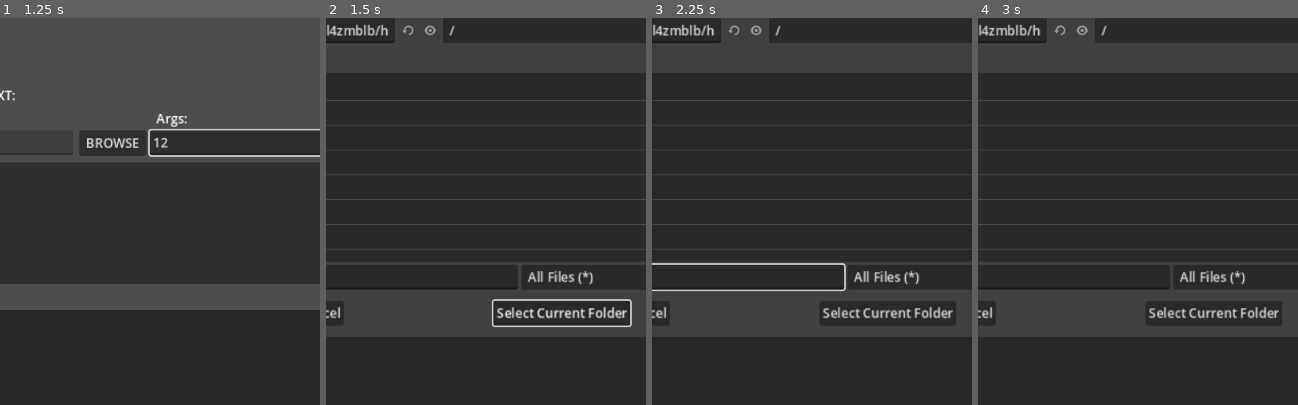
Above: before the commit, frames 1-4 (left to right).
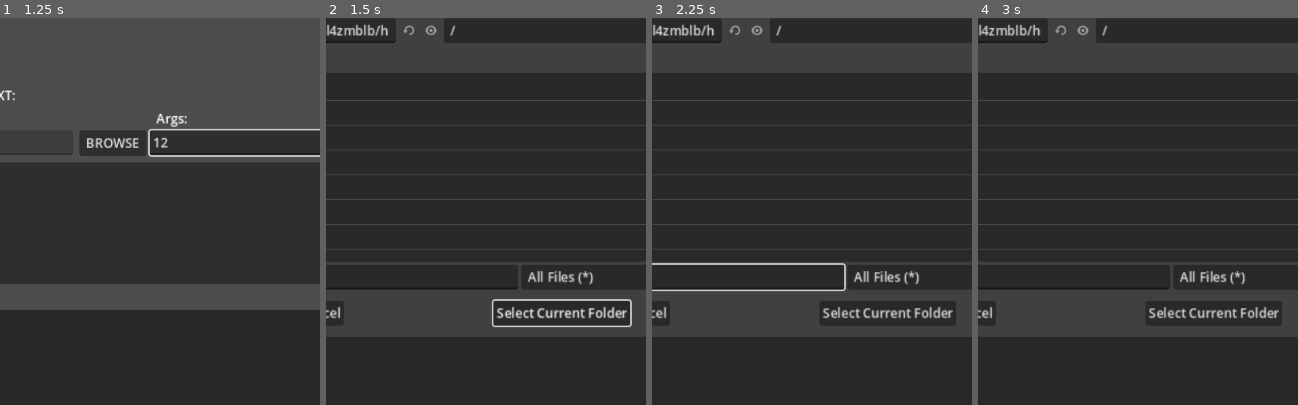
Above: after the commit, the same moments.

Repository: HephepTeam/HephepBuilder
Game: Godot game, scene res://scenes/hephep_builder.tscn
Two runs of this game, one before a commit and one after it. Both use one fixed random seed, a clock stepped at 60 frames per second and the inputs below.
Inputs (mouse positions are % of the whole screen's width and height, from its top left):
- Up to frame 1 (1.25 s): click (44, 14) at 0.52 s; type "12" at 0.6 s; click (44, 22) at 0.75 s; type "12" at 0.83 s; click (70, 48) at 0.98 s; type "12" at 1.07 s
- Up to frame 2 (1.5 s): click "BROWSE" at 1.25 s
- Up to frame 3 (2.25 s): click (32, 65) at 2.02 s; type "12" at 2.1 s
- Up to frame 4 (3 s): click (6, 33) at 2.75 s
The pictures show only the part of the screen within x 29-79%, y 32-82%; the shares and areas given below are measured in that part.

Frame 1 is identical in both runs. In frame 2, less than 0.1% of the frame differs, in the area x 21-41%, y 2-6%; in frame 3, less than 0.1%; in frame 4, less than 0.1%.

Commit message:
made the popups windows not embedded in the main window

Diff:
--- a/HephepBuilder/project.godot
+++ b/HephepBuilder/project.godot
@@ -19,4 +19,5 @@
 
 window/size/viewport_width=800
 window/size/viewport_height=1000
+window/subwindows/embed_subwindows=false
 window/stretch/mode="canvas_items"
